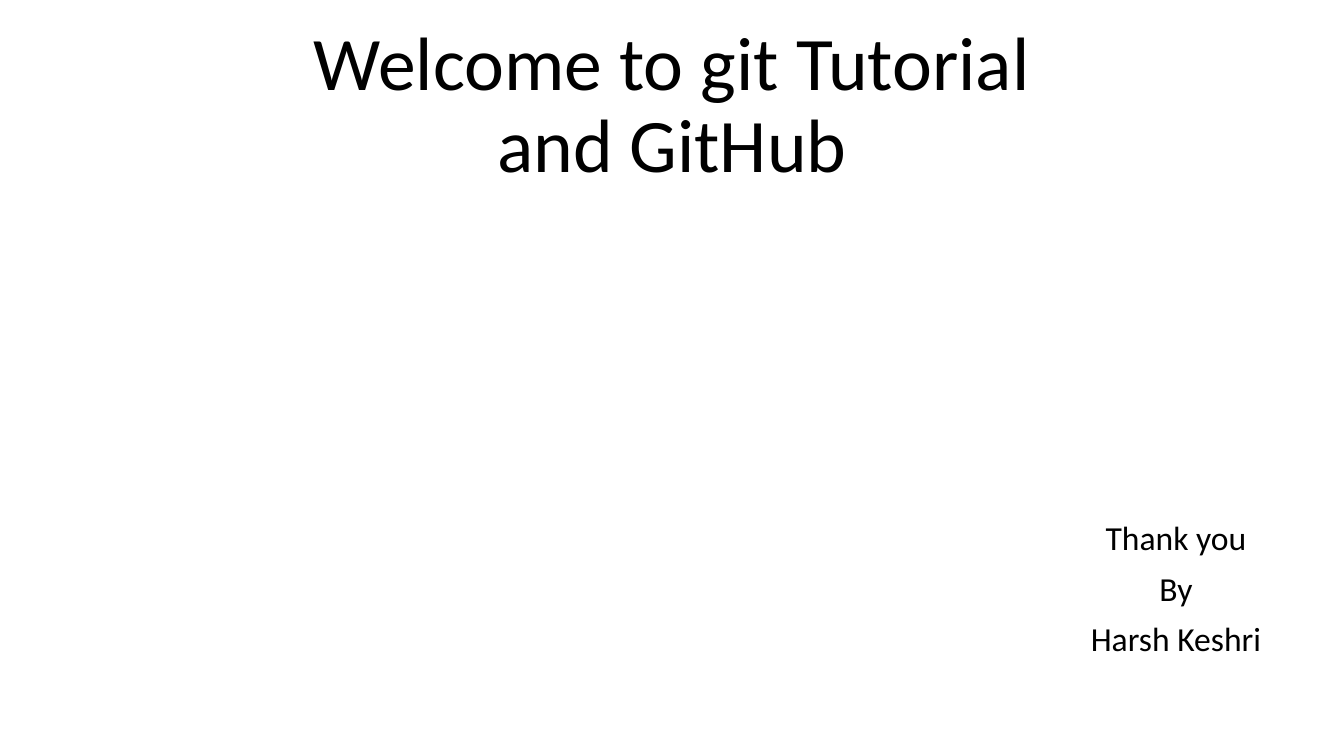
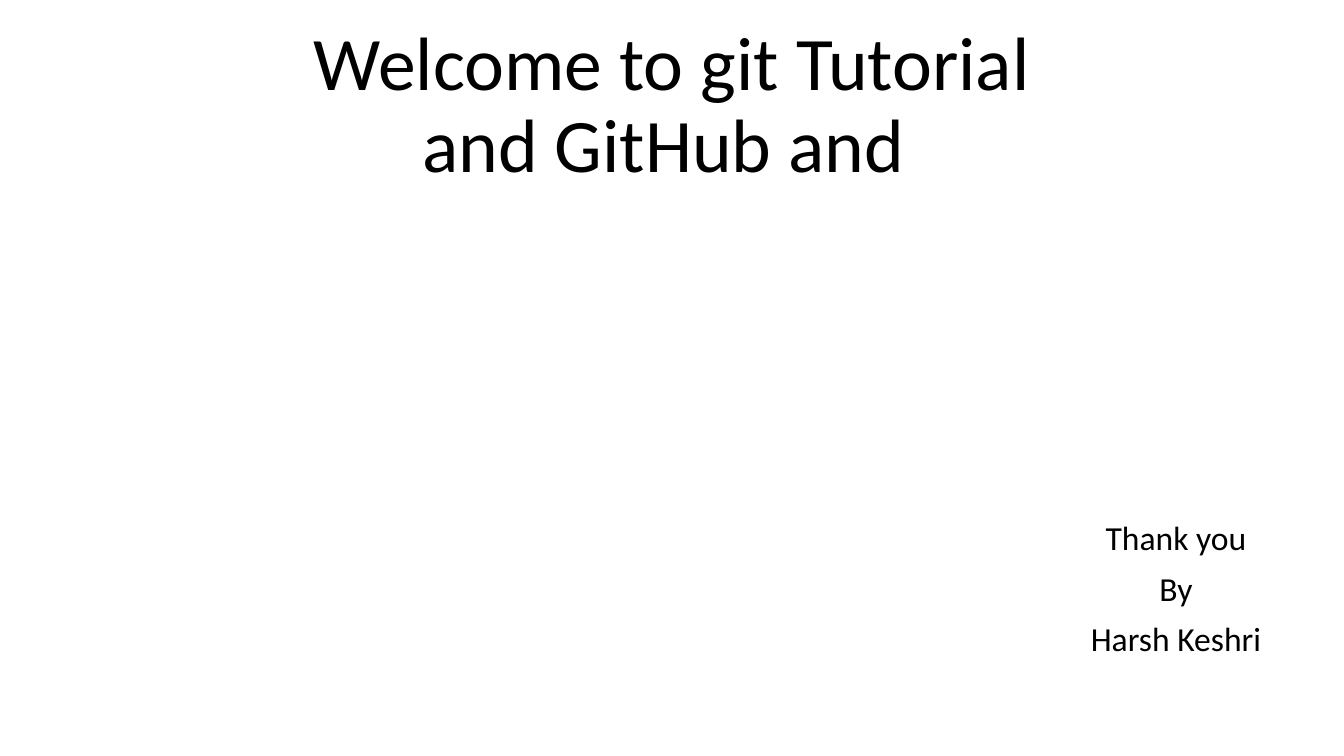
Before and after one commit to yeskeshri1/Practice2, a slide deck: slide 1 of Power.pptx. Drawn at 1344x756 pixels with LibreOffice and Linux fonts; fonts in the diff are those of the drawing. Boxes give left, top, right and bottom in pixels: in the first picture for what was removed or moved away, otherwise in the second. Text is boxed around its words. In the diff, an @@ line names an element or a change of style, - is before the commit and + after.

```diff
--- a/Power.pptx
+++ b/Power.pptx
@@ title at bbox=[314, 37, 1029, 173]: text changed @@
-Welcome to git Tutorial
-and GitHub
+Welcome to git Tutorial
+and GitHub and
```
